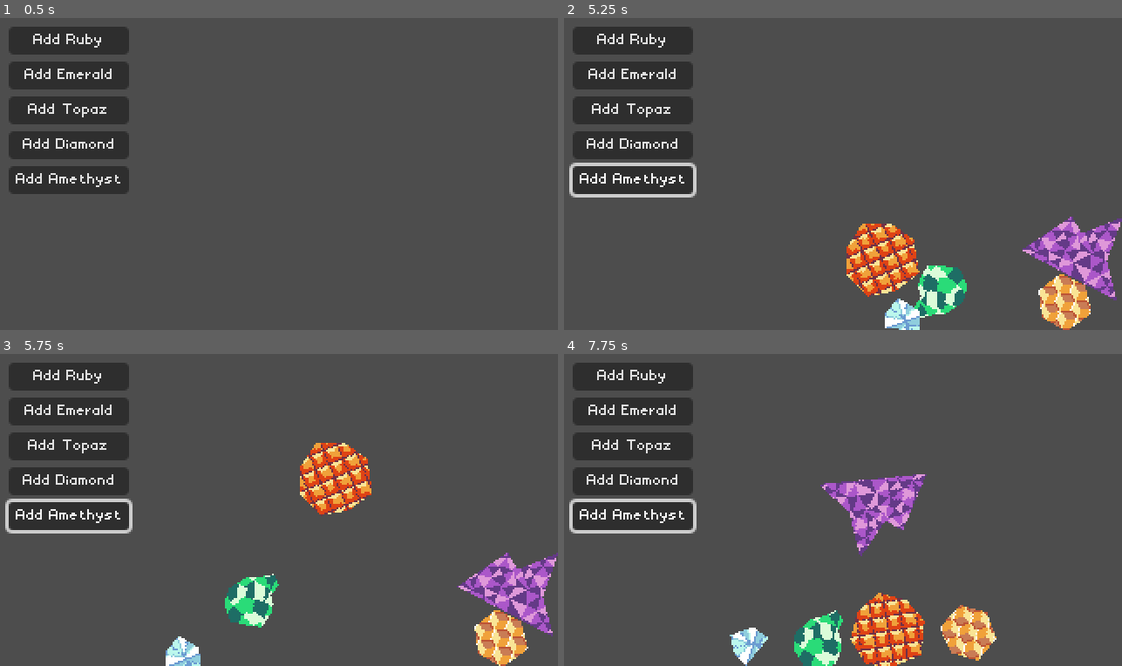
Above: before the commit, frames 1-4 (two rows, left to right).
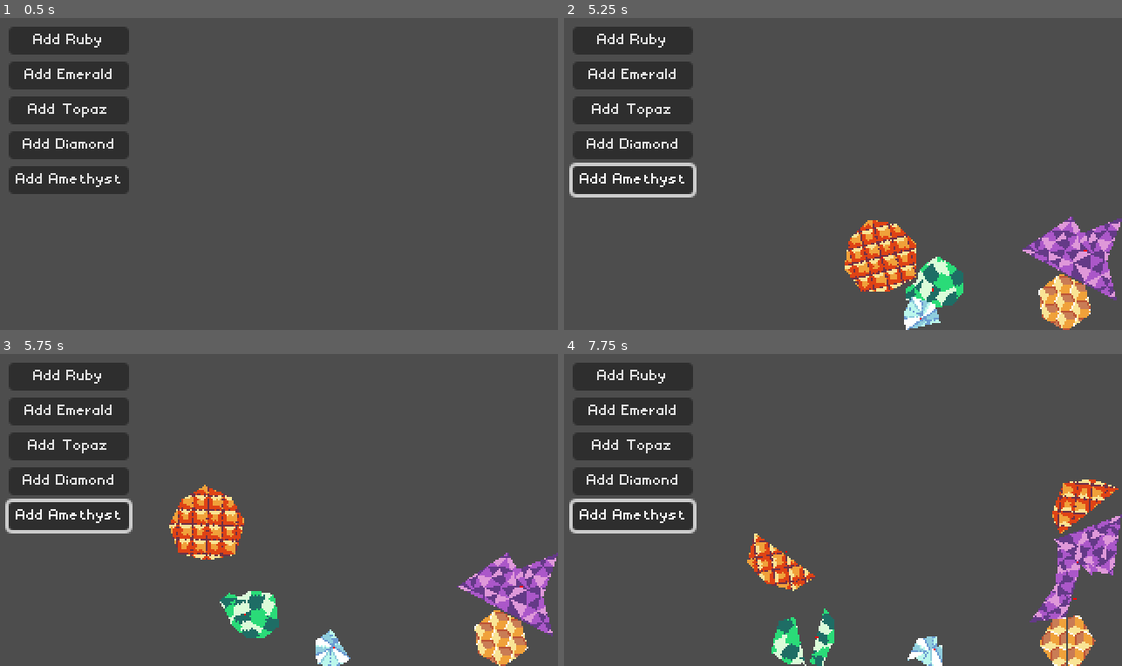
Above: after the commit, the same moments.

Repository: Ninesliced/ludumdare-57
Game: Godot game, scene res://scenes/cooking/cooking_interface.tscn
The game is run twice, just before and just after one commit, with the same random seed, the same clock (stepped at 60 frames per second) and the same inputs. This scene is started directly instead of the project's main scene. The engine's default icon, where the game draws it, is replaced by a stand-in: a white triangle on a blue panel in a dark square.
Inputs (mouse positions are in pixels of both pictures, inside the frame that each line leads up to):
- Up to frame 1 (0.5 s): no input
- Up to frame 2 (5.25 s): click "Add Ruby" at 0.5 s; click "Add Emerald" at 1.25 s; click "Add Topaz" at 2 s; click "Add Diamond" at 2.75 s; click "Add Amethyst" at 3.5 s; drag from (854, 292) to (898, 105) at 4.27 s; drag from (988, 311) to (815, 236) at 5.02 s
- Up to frame 3 (5.75 s): no input
- Up to frame 4 (7.75 s): move the mouse to (1066, 637) at 5.77 s; press the mouse at (1066, 637) at 5.78 s; hold A (left) 5.78-6.5 s; tap J (burrow) at 6.05 s; release the mouse at (1066, 637) at 6.5 s; drag from (748, 659) to (675, 463) at 6.52 s; drag from (1088, 588) to (870, 510) at 7.27 s

Frame 1 is identical in both runs. In frame 2, 3.3% of the frame differs, in the area x 50-94%, y 64-100%; in frame 3, 7.1%; in frame 4, 14%, in the area x 29-100%, y 38-100%.

Commit message:
Split minerals

Diff:
--- a/scenes/cooking/cooking_interface.gd
+++ b/scenes/cooking/cooking_interface.gd
@@ -6,7 +6,7 @@
 var ingredient_prefab: PackedScene = preload("res://scenes/cooking/ingredient.tscn")
 
 var bounds: Rect2
-const SELECTION_PADDING = 16
+const SELECTION_PADDING = 10
 
 # Called when the node enters the scene tree for the first time.
 func _ready():
@@ -19,7 +19,6 @@
 	var y1 = %CollisionShapeTop.global_position.y
 	var y2 = %CollisionShapeBottom.global_position.y
 	bounds = Rect2(x1, y1, x2-x1, y2-y1)
-	print(bounds)
 
 
 func _connect_ingredient(ingredient: Ingredient):
@@ -47,15 +46,19 @@
 	# padded_rect.
 
 
+func add_ingredient_node(ingredient: Ingredient):
+	add_child(ingredient)
+	_connect_ingredient(ingredient)
+
+
+
 func add_ingredient(mineral_type: Ingredient.MineralType):
 	var ingredient: Ingredient = ingredient_prefab.instantiate()
 	ingredient.global_transform.origin = $IngredientSpawnLoc.global_position
 
-	add_child(ingredient)
+	add_ingredient_node(ingredient)
 
 	ingredient.generate_type(mineral_type)
-	_connect_ingredient(ingredient)
-
 
 
 func _on_add_ruby_pressed():
--- a/scenes/cooking/ingredient.gd
+++ b/scenes/cooking/ingredient.gd
@@ -27,8 +27,12 @@
 @onready var polygon: Polygon2D = $Polygon2D
 @onready var collision_shape: CollisionPolygon2D = $CollisionPolygon2D
 
+var mineral_type: MineralType
+
 var dragged := false
 var drag_offset := Vector2.ZERO
+
+var shape: PackedVector2Array
 
 var _rng = RandomNumberGenerator.new()
 
@@ -38,6 +42,8 @@
 var texture_diamond = preload("res://assets/images/textures/diamond_texture.png")
 var texture_amethyst = preload("res://assets/images/textures/amethyst_texture.png")
 
+var ingredient_scene = preload("res://scenes/cooking/ingredient.tscn") as PackedScene
+
 func _ready():
 	if texture:
 		$Polygon2D.texture = texture
@@ -62,12 +68,13 @@
 		var rad = _rng.randf_range(min_radius, max_radius)
 		points.append(Vector2.from_angle(angles[i]) * rad)
 
-	return points
+	return PackedVector2Array(points)
 
 func _generate_shape():
 	var points = _get_random_shape()
-	polygon.polygon = PackedVector2Array(points)
-	collision_shape.polygon = PackedVector2Array(points)
+	shape = points
+
+	set_polygon(points)
 
 
 func _convert_shape_to_concave(points):
@@ -101,48 +108,100 @@
 		if event.is_action_released("left_click"):
 			end_drag.emit(self)
 
-func _on_start_drag():
+	if event.is_action_pressed("burrow"):
+		split(Vector2.ZERO, Vector2.DOWN)
+
+
+func _on_start_drag(_ingredient):
 	dragged = true
 	# freeze = true
 
-func _on_end_drag():
+func _on_end_drag(_ingredient):
 	dragged = false
 	# freeze = false
 
-func generate_type(mineral_type: MineralType):
-	if mineral_type == MineralType.RUBY:
+func split(pos: Vector2, direction: Vector2):
+	var tangent = direction.orthogonal()
+	var knife_shape = [
+		pos - direction * 20000 + tangent,
+		pos - direction * 20000 - tangent,
+		pos + direction * 20000 - tangent,
+		pos + direction * 20000 + tangent,
+	]
+
+	$DebugPolygon.polygon = PackedVector2Array(knife_shape)
+
+	var polygons = Geometry2D.clip_polygons(
+		PackedVector2Array(shape), PackedVector2Array(knife_shape)
+	)
+	print("splti ", polygons)
+
+	for poly in polygons:
+		var new_ingredient: Ingredient = ingredient_scene.instantiate()
+		new_ingredient.global_transform.origin = global_position
+		get_parent().add_ingredient_node(new_ingredient)
+
+		new_ingredient.set_texture_from_type(mineral_type)
+		new_ingredient.set_polygon(poly)
+
+	queue_free()
+
+
+
+func set_texture_from_type(_mineral_type: MineralType):
+	if _mineral_type == MineralType.RUBY:
 		texture = texture_ruby
+
+	if _mineral_type == MineralType.EMERALD:
+		texture = texture_emerald
+
+	if _mineral_type == MineralType.TOPAZ:
+		texture = texture_topaz
+
+	if _mineral_type == MineralType.DIAMOND:
+		texture = texture_diamond
+
+	if _mineral_type == MineralType.AMETHYST:
+		texture = texture_amethyst
+
+
+func generate_type(_mineral_type: MineralType):
+	mineral_type = _mineral_type
+	set_texture_from_type(mineral_type)
+
+	if _mineral_type == MineralType.RUBY:
 		min_angle_step = TAU/8 - 0.03
 		max_angle_step = TAU/8 - 0.01
 		min_radius = 20
 		max_radius = 24
 
-	if mineral_type == MineralType.EMERALD:
-		texture = texture_emerald
+	if _mineral_type == MineralType.EMERALD:
 		min_angle_step = TAU*0.05
 		max_angle_step = TAU*0.1
 		min_radius = 10
 		max_radius = 20
 
-	if mineral_type == MineralType.TOPAZ:
-		texture = texture_topaz
+	if _mineral_type == MineralType.TOPAZ:
 		min_angle_step = TAU/6-0.01
 		max_angle_step = TAU/6-0.01
 		min_radius = 15
 		max_radius = 17
 
-	if mineral_type == MineralType.DIAMOND:
-		texture = texture_diamond
+	if _mineral_type == MineralType.DIAMOND:
 		min_angle_step = TAU*0.02
 		max_angle_step = TAU*0.2
 		min_radius = 10
 		max_radius = 15
 
-	if mineral_type == MineralType.AMETHYST:
-		texture = texture_amethyst
+	if _mineral_type == MineralType.AMETHYST:
 		min_angle_step = TAU*0.01
 		max_angle_step = TAU*0.2
 		min_radius = 10
 		max_radius = 40
 
 	_generate_shape()
+
+
+func set_polygon(points):
+	polygon.polygon = points
+	collision_shape.polygon = points
--- a/scenes/cooking/ingredient.tscn
+++ b/scenes/cooking/ingredient.tscn
@@ -13,12 +13,18 @@
 freeze_mode = 1
 script = ExtResource("1_hwoxp")
 
+[node name="Marker2D" type="Marker2D" parent="."]
+
 [node name="CollisionPolygon2D" type="CollisionPolygon2D" parent="."]
 
 [node name="Polygon2D" type="Polygon2D" parent="."]
 texture_repeat = 2
 texture = ExtResource("2_6wbjr")
 
+[node name="DebugPolygon" type="Polygon2D" parent="."]
+color = Color(1, 0, 0, 1)
+polygon = PackedVector2Array(0, 0, 2, 0, 1, 1)
+
 [connection signal="end_drag" from="." to="." method="_on_end_drag"]
 [connection signal="input_event" from="." to="." method="_on_input_event"]
 [connection signal="start_drag" from="." to="." method="_on_start_drag"]
Binary file changed: assets/images/cave_spritesheet.aseprite
